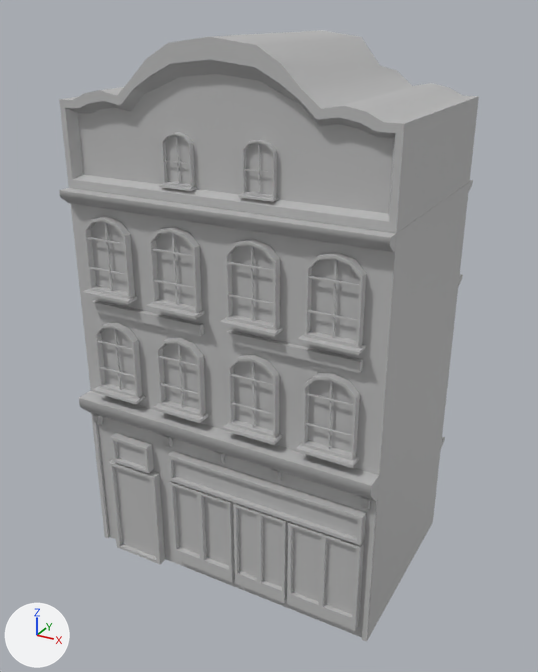
Renders of the FBX model SoteriaGame/Assets/Resources/Models/Environment/Hub_Bld/HUB_Bld_Side_01.fbx from each side of a commit.
Camera for both pictures: a camera (50 mm lens) standing at (28.7, -52.7, 47.2) and looking at (0.1, -0.7, 21.2). Arrows for +X, +Y and +Z are at lower left; the lights stay in place. Where no turn or scale is listed for an object, it has been applied to the vertices.

In view in the first picture: 'Side_01'.
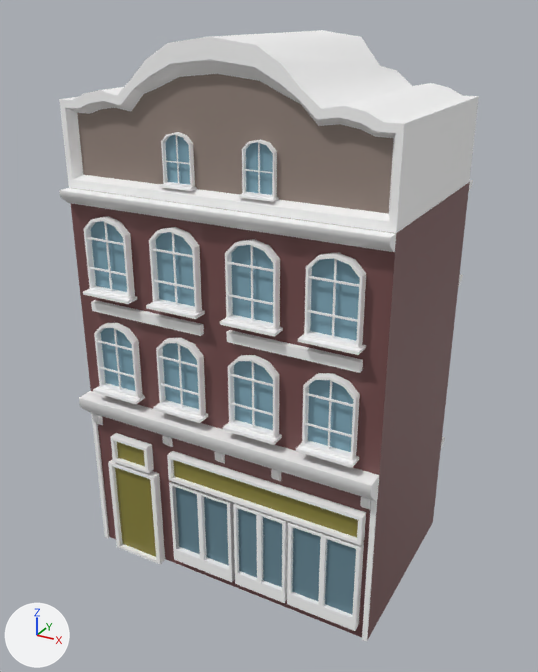
Location of each change, (x1, y1, x2, y2) in pixels of the pictures (538 x 672 px):
part 1 of me_mesh, recoloured (grey to brown): (71, 182, 470, 638) in both
part 2 of me_mesh, recoloured: (74, 183, 468, 233) in both
part 3 of me_mesh, recoloured: (77, 74, 393, 214) in both
part 4 of me_mesh, recoloured: (441, 180, 473, 448) in both
part 5 of me_mesh, recoloured (grey to white): (59, 37, 404, 642) in both
part 6 of me_mesh, recoloured (grey to white): (63, 30, 479, 233) in both
part 7 of me_mesh, recoloured (grey to white): (118, 544, 159, 564) in both
part 8 of me_mesh, recoloured (grey to blue): (238, 509, 356, 614) in both
part 9 of me_mesh, recoloured (grey to blue): (176, 487, 229, 566) in both
part 10 of me_mesh, recoloured (grey to yellow): (115, 442, 156, 557) in both
part 11 of me_mesh, recoloured (grey to yellow): (173, 460, 358, 537) in both
part 12 of me_mesh, recoloured (grey to blue): (91, 135, 360, 340) in both
part 13 of me_mesh, recoloured (grey to blue): (101, 328, 353, 452) in both

The change in detail:
Material 'lt_blue' (mat_lt_blue) is new.
Its base color is (0.221, 0.402, 0.5) (blue #81aabc).
Its roughness is 0.749.
Material 'red' (mat_red) is new.
Its base color is (0.181, 0.0762, 0.0762) (brown #764e4e).
Material 'yellow' (mat_yellow) is new.
Its base color is (0.258, 0.23, 0.0428) (yellow #8b843a).
Material 'blue' (mat_blue) is new.
Its base color is (0.131, 0.239, 0.298) (cyan #658694).
Its roughness is 0.749.
Material 'white' (mat_white) is new.
Its base color is (1.0, 1.0, 1.0) (white #ffffff).
Material 'brown' (mat_brown) is new.
Its base color is (0.298, 0.235, 0.204) (grey #94857d).
me_mesh has 2376 vertices, 2070 faces and spans x -13.7..13.7, y -10.1..10.1, z -22.7..22.7.
me_mesh is used by ob_side_01; location (0.0, 0.0, 22.7).
me_mesh part 1: all 3 faces centred in x 0.0..13.7, y -8.6..8.8, z -5.7 switch from mat_lambert1 (grey #bcbcbc) to mat_red (brown #764e4e).
me_mesh part 2: the 1 face centred in x 0.0, y 0.1, z 11.4 switches from mat_lambert1 (grey #bcbcbc) to mat_red (brown #764e4e).
me_mesh part 3: all 16 faces centred in x -12.1..12.2, y -7.7, z 14.7..16.3 switch from mat_lambert1 (grey #bcbcbc) to mat_brown (grey #94857d).
me_mesh part 4: 1038 of the faces centred in x -13.7..13.7, y 8.8..10.1, z -21.6..17.0 switch from mat_lambert1 (grey #bcbcbc) to mat_white (white #ffffff).
me_mesh part 5: 854 of the faces centred in x -13.7..13.7, y -10.1..-7.8, z -22.7..21.8 switch from mat_lambert1 (grey #bcbcbc) to mat_white (white #ffffff).
me_mesh part 6: 34 of the faces centred in x -13.7..13.7, y 0.1, z 11.4..22.5 switch from mat_lambert1 (grey #bcbcbc) to mat_white (white #ffffff).
me_mesh part 7: 4 of the faces centred in x -13.5..-9.1, y -9.4..-8.7, z -22.7..-22.5 switch from mat_lambert1 (grey #bcbcbc) to mat_white (white #ffffff).
me_mesh part 8: 2 of the faces centred in x 4.0..9.7, y -9.0, z -16.8 switch from mat_lambert1 (grey #bcbcbc) to mat_blue (cyan #658694).
me_mesh part 9: 1 of the faces centred in x -1.9, y -8.9, z -16.8 switch from mat_lambert1 (grey #bcbcbc) to mat_blue (cyan #658694).
me_mesh part 10: 2 of the faces centred in x -9.1, y -9.0, z -18.0..-11.6 switch from mat_lambert1 (grey #bcbcbc) to mat_yellow (yellow #8b843a).
me_mesh part 11: 1 of the faces centred in x 3.9, y -9.0, z -11.6 switch from mat_lambert1 (grey #bcbcbc) to mat_yellow (yellow #8b843a).
me_mesh part 12: 24 of the faces centred in x -11.3..11.3, y -8.7..-7.8, z 6.1..14.4 switch from mat_lambert1 (grey #bcbcbc) to mat_lt_blue (blue #81aabc).
me_mesh part 13: 16 of the faces centred in x -11.3..11.3, y -8.7, z -2.9..-2.6 switch from mat_lambert1 (grey #bcbcbc) to mat_lt_blue (blue #81aabc).
